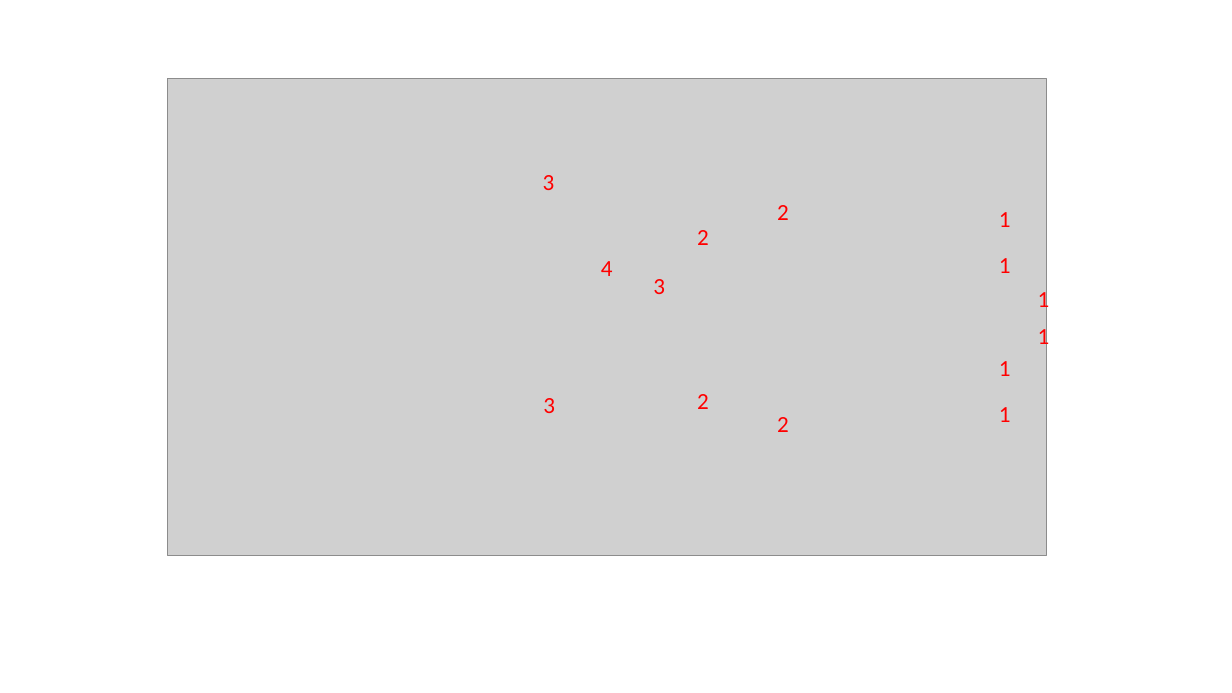
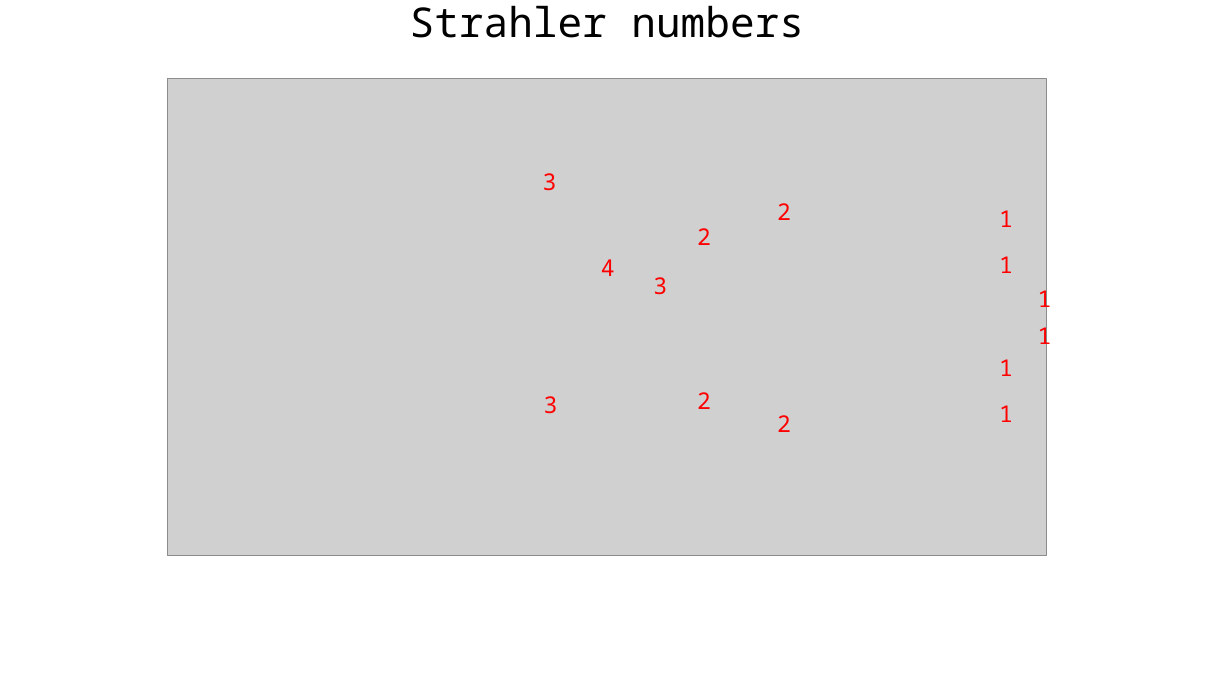
Before and after one commit to lkoelman/bg-cell-models, a slide deck: slide 5 of GilliesWillshaw/marasco_reduction.pptx (slide 2 before the commit). Drawn at 1232x693 pixels with LibreOffice and Linux fonts; fonts in the diff are those of the drawing; grey boxes stand for pictures. Boxes give left, top, right and bottom in pixels: in the first picture for what was removed or moved away, otherwise in the second. Text is boxed around its words. In the diff, an @@ line names an element or a change of style, - is before the commit and + after.

```diff
--- a/GilliesWillshaw/marasco_reduction.pptx
+++ b/GilliesWillshaw/marasco_reduction.pptx
@@ text added at (x1=410, y1=5, x2=803, y2=38), 32 pt, text #000000 @@
+Strahler numbers
@@ font Calibri to Noto Sans Mono in 14 elements at (x1=1038, y1=285, x2=1052, y2=312), (x1=1038, y1=323, x2=1052, y2=350), (x1=777, y1=203, x2=791, y2=220), (x1=777, y1=415, x2=791, y2=432), (x1=697, y1=228, x2=711, y2=245), (x1=697, y1=392, x2=711, y2=409), (x1=653, y1=277, x2=667, y2=295), (x1=543, y1=173, x2=557, y2=191), (x1=544, y1=396, x2=558, y2=414), (x1=601, y1=259, x2=615, y2=276), (x1=999, y1=210, x2=1013, y2=227), (x1=999, y1=256, x2=1013, y2=273), (x1=999, y1=359, x2=1013, y2=376), (x1=999, y1=405, x2=1013, y2=422) @@
```
Also in this commit, not shown: 4 slides added, 6 other files.
